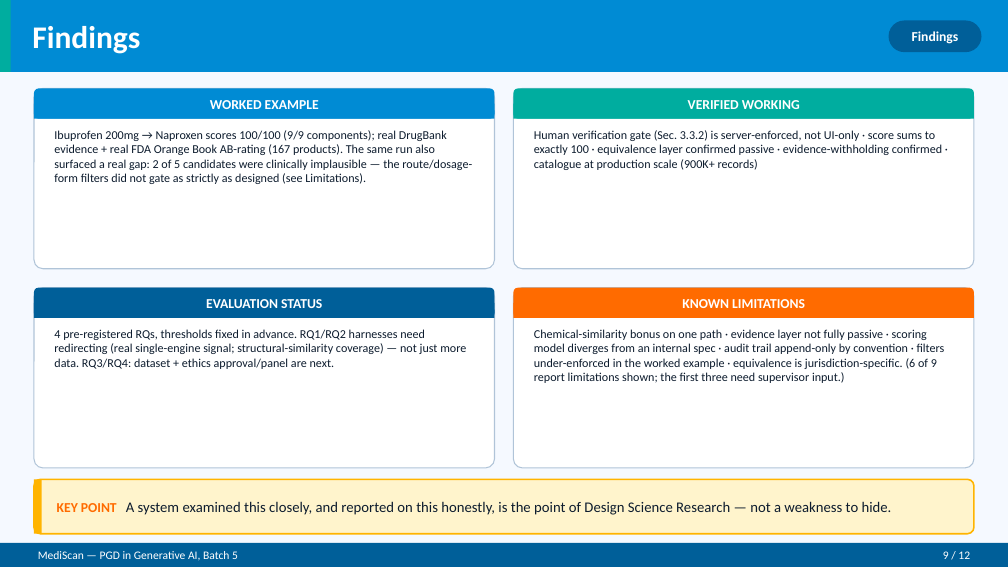
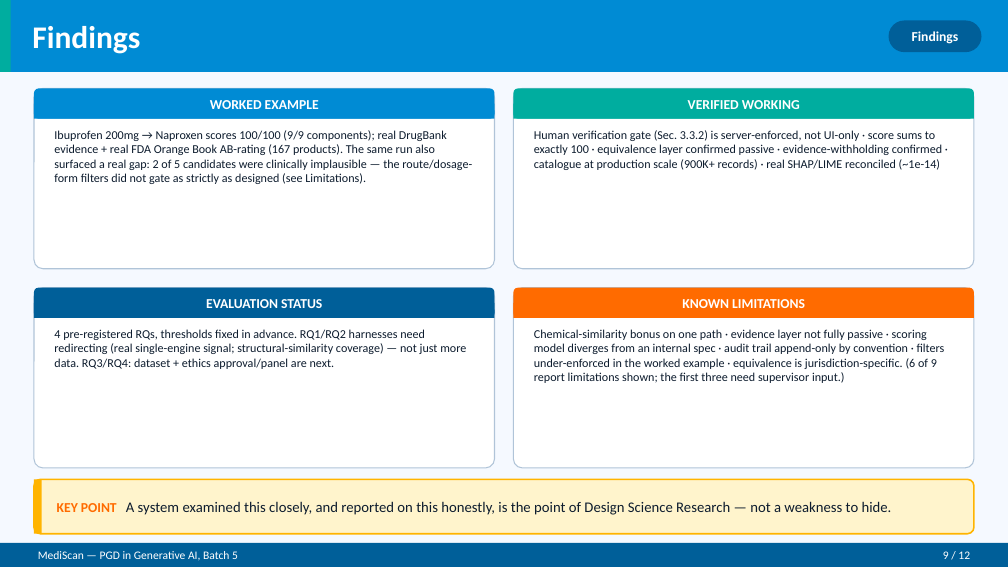
Before and after one commit to usamaalam01/prescriptionaiv2, a slide deck: slide 9 of uni-docs/MediScan_Final_Presentation.pptx. Drawn at 1008x567 pixels with LibreOffice and Linux fonts; fonts in the diff are those of the drawing. Boxes give left, top, right and bottom in pixels: in the first picture for what was removed or moved away, otherwise in the second. Text is boxed around its words. In the diff, an @@ line names an element or a change of style, - is before the commit and + after.

```diff
--- a/uni-docs/MediScan_Final_Presentation.pptx
+++ b/uni-docs/MediScan_Final_Presentation.pptx
@@ text at box(534, 130, 942, 170): text changed @@
-Human verification gate (Sec. 3.3.2) is server-enforced, not UI-only · score sums to exactly 100 · equivalence layer confirmed passive · evidence-withholding confirmed · catalogue at production scale (900K+ records)
+Human verification gate (Sec. 3.3.2) is server-enforced, not UI-only · score sums to exactly 100 · equivalence layer confirmed passive · evidence-withholding confirmed · catalogue at production scale (900K+ records) · real SHAP/LIME reconciled (~1e-14)
```
Also in this commit, not shown: 2 other slides changed, 1 other file.
